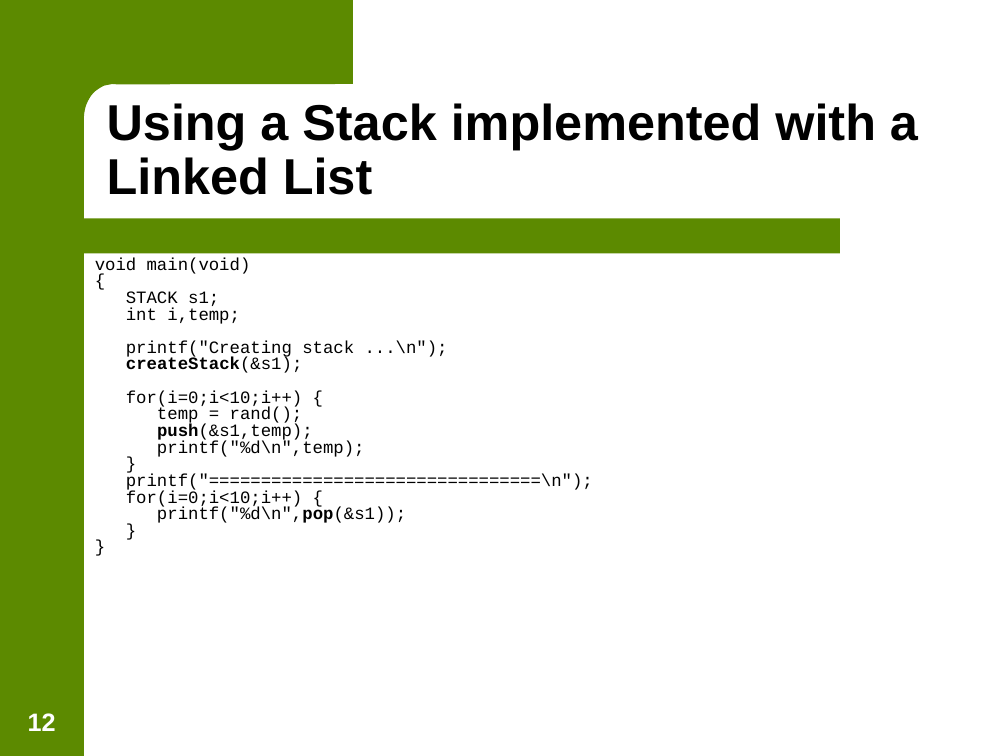
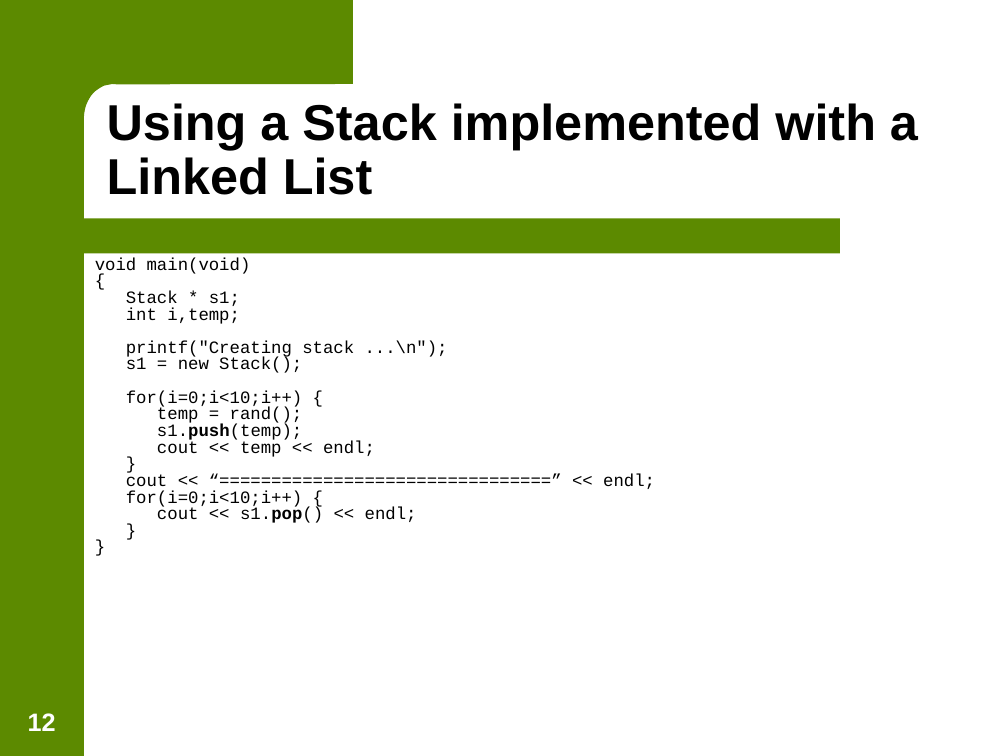
Before and after one commit to jasongraalum/NB_2018, a slide deck: slide 12 of Summer/Material/Lecture_Slides/Lecture 10 - Stacks and Queues.ppt. Drawn at 1008x756 pixels with LibreOffice and Linux fonts; fonts in the diff are those of the drawing; background and template pictures are left out. Boxes give left, top, right and bottom in pixels: in the first picture for what was removed or moved away, otherwise in the second. Text is boxed around its words. In the diff, an @@ line names an element or a change of style, - is before the commit and + after.

Commit message:
Updated Stack and Queue slides to C++ syntax

```diff
--- a/Summer/Material/Lecture_Slides/Lecture 10 - Stacks and Queues.ppt
+++ b/Summer/Material/Lecture_Slides/Lecture 10 - Stacks and Queues.ppt
@@ text at bbox=[126, 291, 240, 309]: text changed @@
-STACK s1;
+Stack * s1;
@@ text at bbox=[126, 358, 302, 373]: text changed; bold off @@
-createStack(&s1);
+s1 = new Stack();
@@ text at bbox=[157, 424, 375, 457]: text changed @@
-push(&s1,temp);
-printf("%d\n",temp);
+s1.push(temp);
+cout << temp << endl;
@@ text at bbox=[126, 474, 655, 492]: text changed @@
-printf("================================\n");
+cout << “================================” << endl;
@@ text at bbox=[157, 507, 417, 523]: text changed @@
-printf("%d\n",pop(&s1));
+cout << s1.pop() << endl;
```
Also in this commit, not shown: 9 other slides changed, 9 other files.
